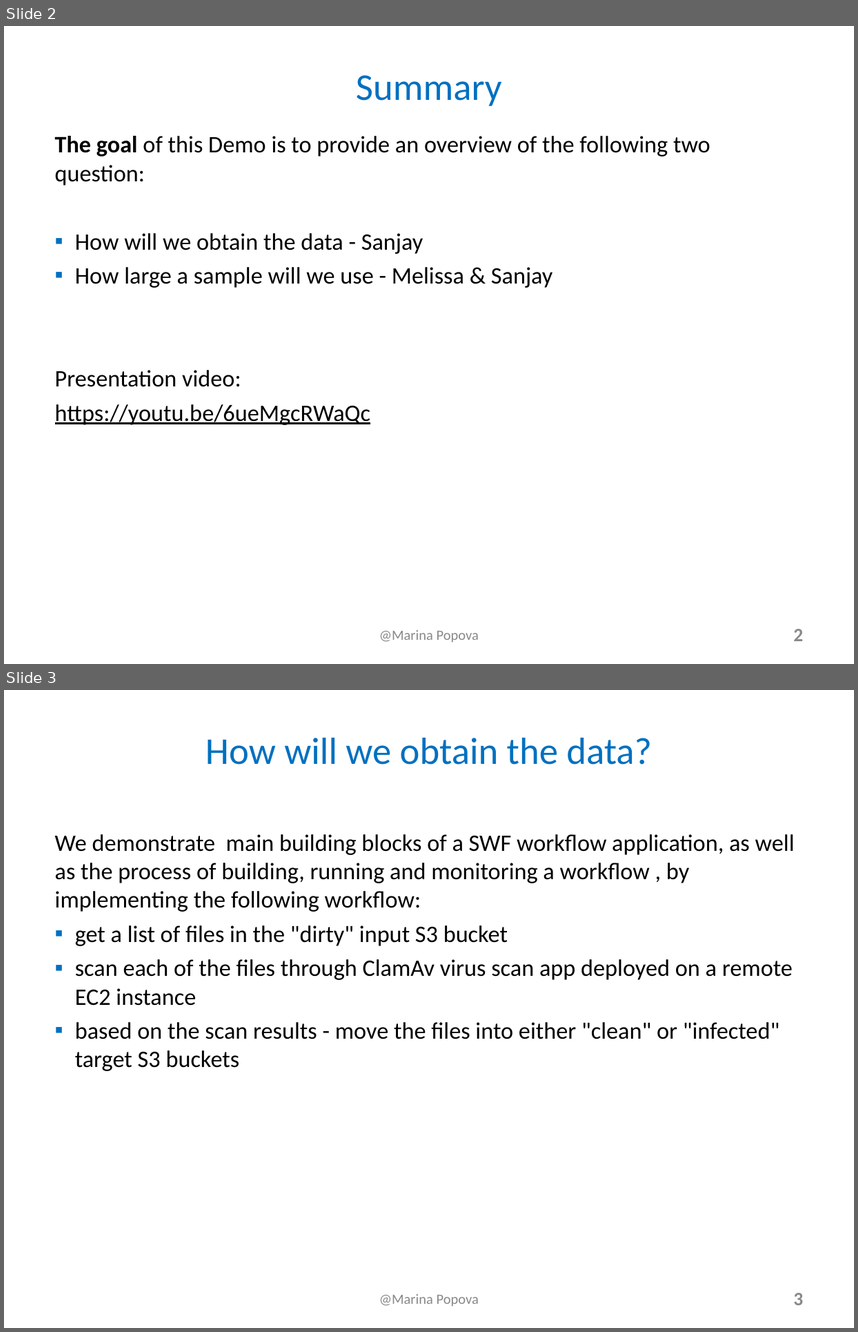
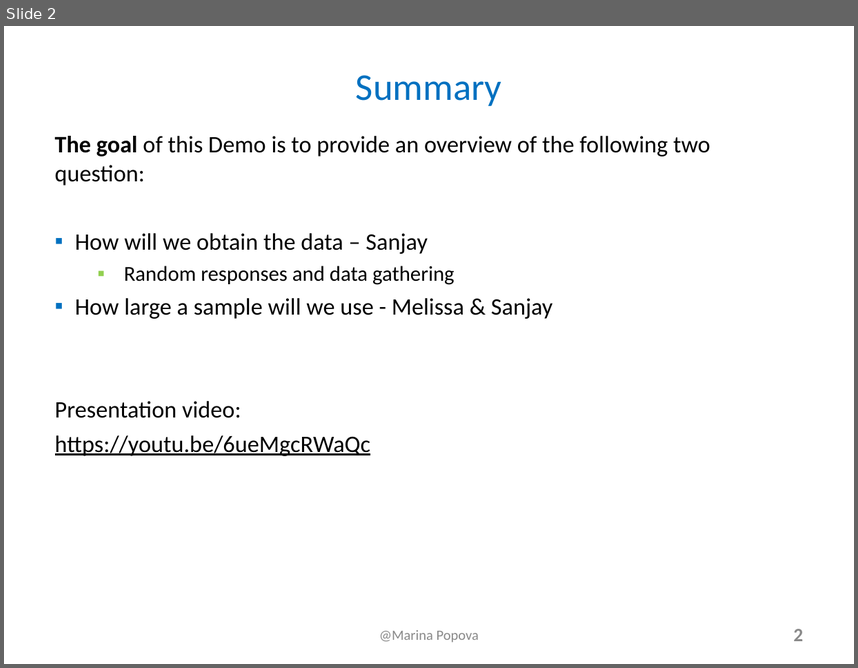
Before and after one commit to stiwarih/E-150-Grad, a slide deck: data-sets/final/SanjayTiwari.ppt. Shown one above the other, each under a label of ours: slides 2 and 3 before the commit, slide 2 after it. The pictures are 858x1332 and 858x668 pixels, drawn with LibreOffice and Linux fonts; fonts in the diff are those of the drawing. Boxes give left, top, right and bottom in pixels: in the first picture for what was removed or moved away, otherwise in the second. Text is boxed around its words. In the diff, an @@ line names an element or a change of style, - is before the commit and + after.

```diff
--- a/data-sets/final/SanjayTiwari.ppt
+++ b/data-sets/final/SanjayTiwari.ppt
@@ slide 3 removed at <box>4,690,854,1328</box>, background #FFFFFF @@
@@ title removed at <box>205,738,652,765</box> @@
-How will we obtain the data?
@@ text removed at <box>55,834,795,1071</box> @@
-We demonstrate main building blocks of a SWF workflow application, as well as the process of building, running and monitoring a workflow , by implementing the following workflow:
-▪ get a list of files in the "dirty" input S3 bucket
-▪ scan each of the files through ClamAv virus scan app deployed on a remote EC2 instance
-▪ based on the scan results - move the files into either "clean" or "infected" target S3 buckets
@@ text removed at <box>379,1294,479,1305</box> @@
-@Marina Popova
@@ page number removed at <box>793,1292,803,1305</box> @@
-3
@@ slide 2 changed as well @@
@@ text at <box>75,233,455,285</box>: text changed; size 20 to 18 pt @@
-▪ How will we obtain the data - Sanjay
+▪ How will we obtain the data – Sanjay
+  ▪ Random responses and data gathering
```
Also in this commit, not shown: 2 other slides changed, 3 slides added, 1 other slide removed, 3 other files.
